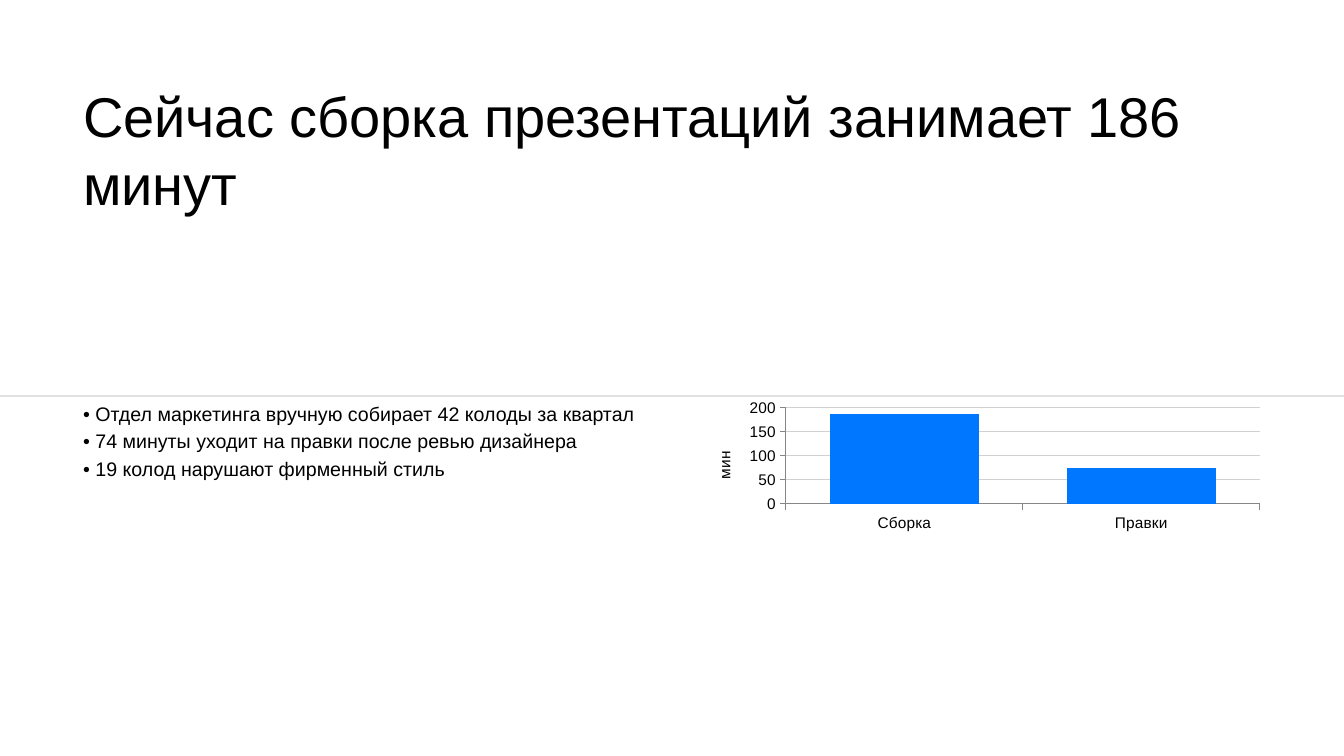
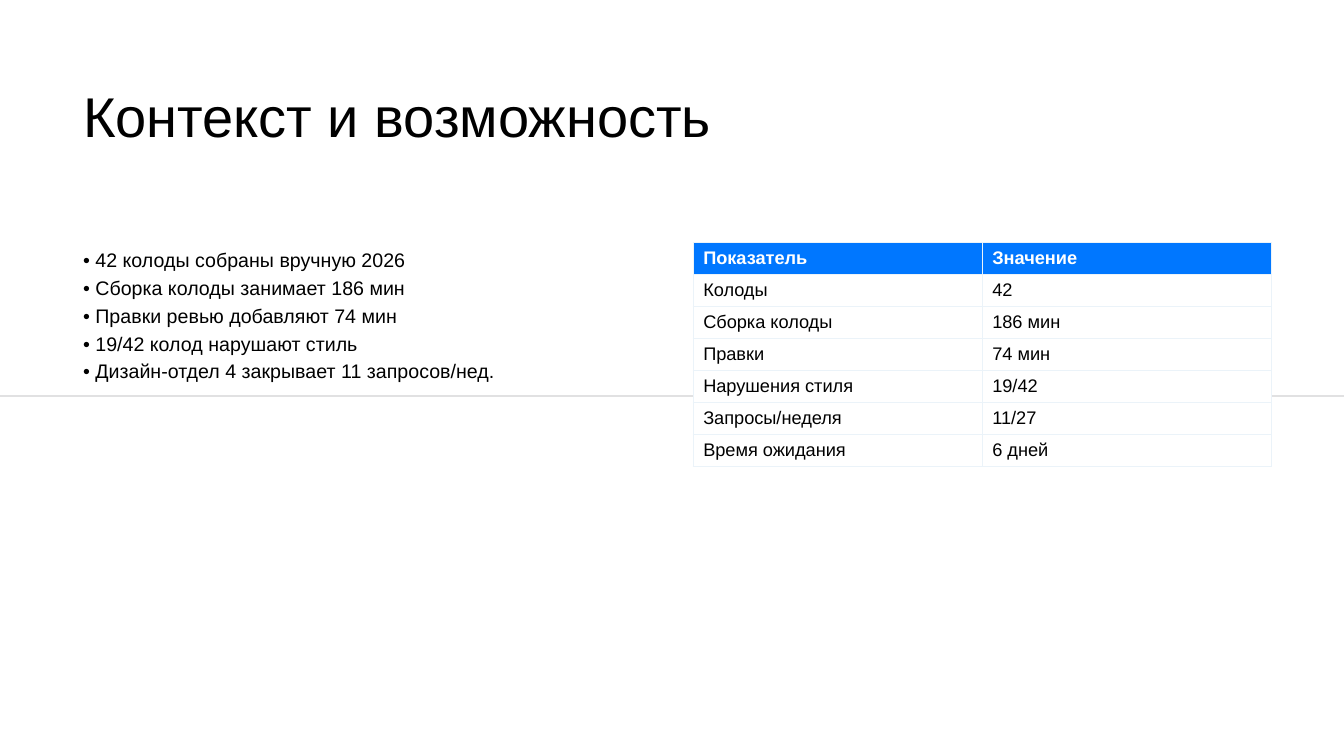
Before and after one commit to DiFoxenGit/-VKTechHackathon, a slide deck: slide 2 of samples/Шаблон_презентации_VK_Education__split.pptx. Drawn at 1344x756 pixels with LibreOffice and Linux fonts; fonts in the diff are those of the drawing. Boxes give left, top, right and bottom in pixels: in the first picture for what was removed or moved away, otherwise in the second. Text is boxed around its words. In the diff, an @@ line names an element or a change of style, - is before the commit and + after.

```diff
--- a/samples/Шаблон_презентации_VK_Education__split.pptx
+++ b/samples/Шаблон_презентации_VK_Education__split.pptx
@@ text at (x1=83, y1=98, x2=711, y2=138): text changed @@
-Сейчас сборка презентаций занимает 186 минут
+Контекст и возможность
@@ text at (x1=95, y1=252, x2=494, y2=382): text changed @@
-• Отдел маркетинга вручную собирает 42 колоды за квартал
-• 74 минуты уходит на правки после ревью дизайнера
-• 19 колод нарушают фирменный стиль
+• 42 колоды собраны вручную 2026
+• Сборка колоды занимает 186 мин
+• Правки ревью добавляют 74 мин
+• 19/42 колод нарушают стиль
+• Дизайн‑отдел 4 закрывает 11 запросов/нед.
@@ table added at (x1=694, y1=243, x2=1272, y2=464), 7 rows, 2 columns @@
+Показатель | Значение
+Колоды | 42
+Сборка колоды | 186 мин
+Правки | 74 мин
+Нарушения стиля | 19/42
+Запросы/неделя | 11/27
+Время ожидания | 6 дней
@@ column chart removed at (x1=694, y1=396, x2=1272, y2=534) @@
-categories: Сборка, Правки
-Series 1: 186, 74
```
Also in this commit, not shown: 4 other slides changed, 2 slides added, 2 slides removed, 21 other files.
